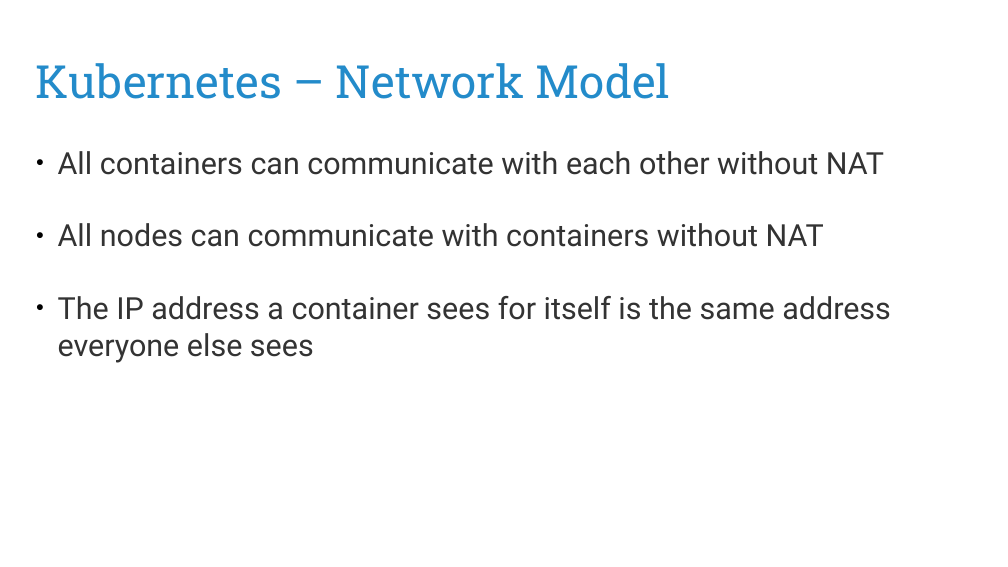
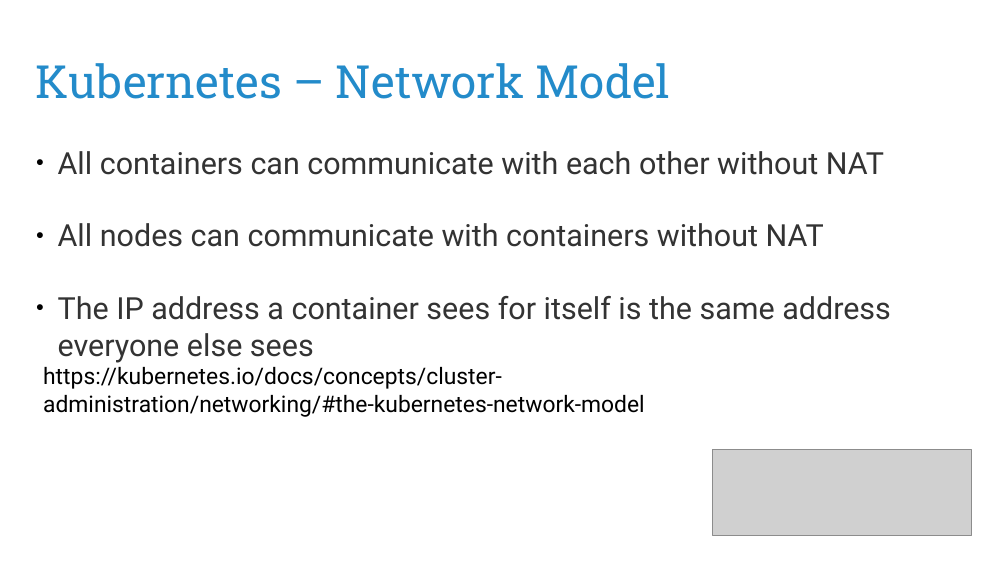
Before and after one commit to puzzle/kubernetes-techlab, a slide deck: slide 18 of presentation/introduction.odp. Drawn at 1008x567 pixels with LibreOffice and Linux fonts; fonts in the diff are those of the drawing; grey boxes stand for pictures. Boxes give left, top, right and bottom in pixels: in the first picture for what was removed or moved away, otherwise in the second. Text is boxed around its words. In the diff, an @@ line names an element or a change of style, - is before the commit and + after.

Commit message:
New slides

```diff
--- a/presentation/introduction.odp
+++ b/presentation/introduction.odp
@@ text added at (43,367,645,417), 18 pt, text #000000 @@
+https://kubernetes.io/docs/concepts/cluster-administration/networking/#the-kubernetes-network-model
@@ picture added at (713,450,972,535) @@
```
Also in this commit, not shown: 6 other slides changed, 3 slides added, 2 slides removed, 2 other files.
